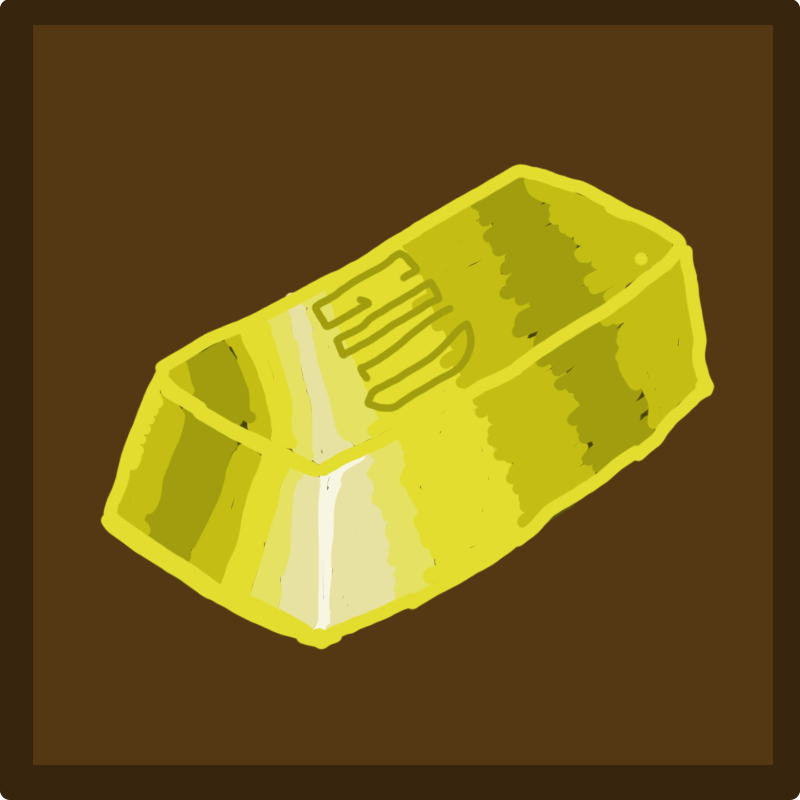
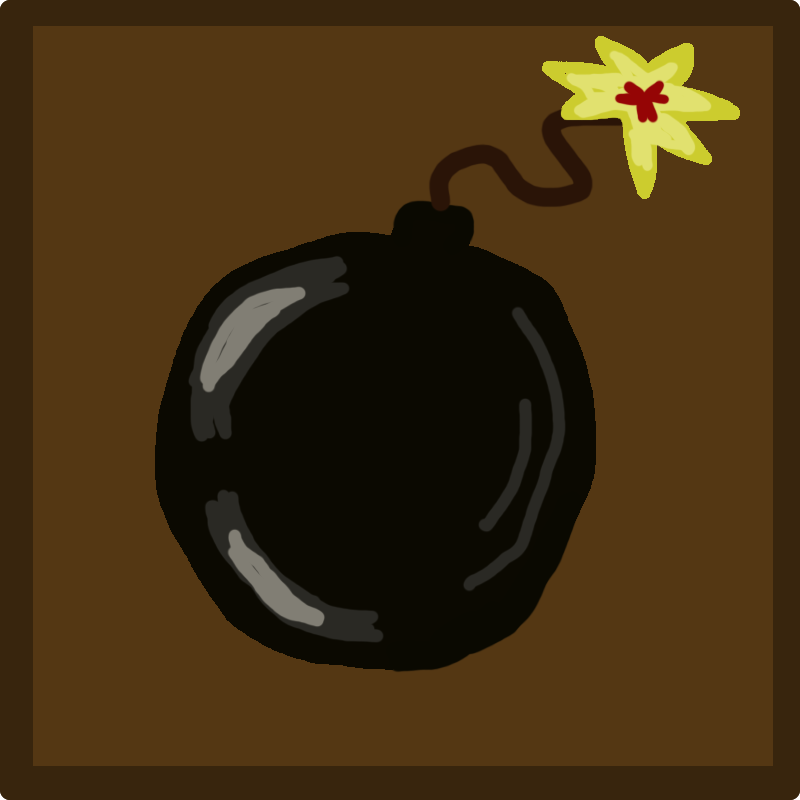
Two versions of the same layered image (800x800). Layer-by-layer changes:
hid "Layer 6" over [0, 0, 800, 799]
added layer "Bomb" above "base 2" over [155, 36, 740, 673]
added layer "base 2" above "Layer 1" over [0, 0, 800, 800]
